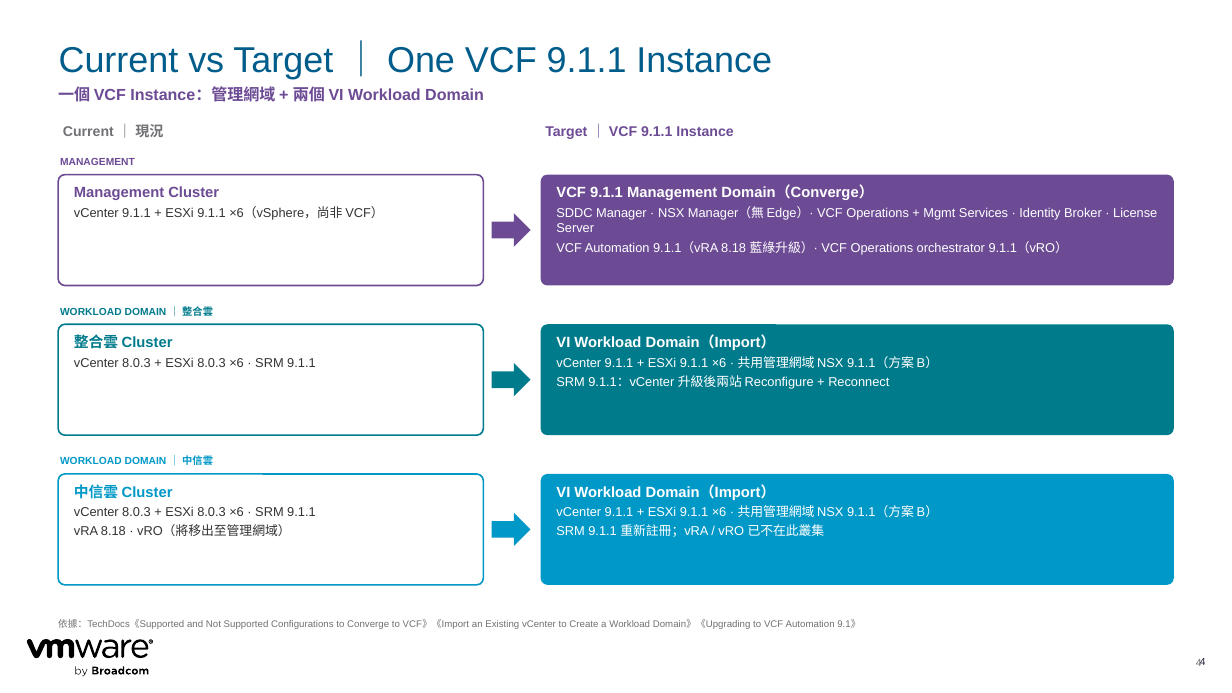
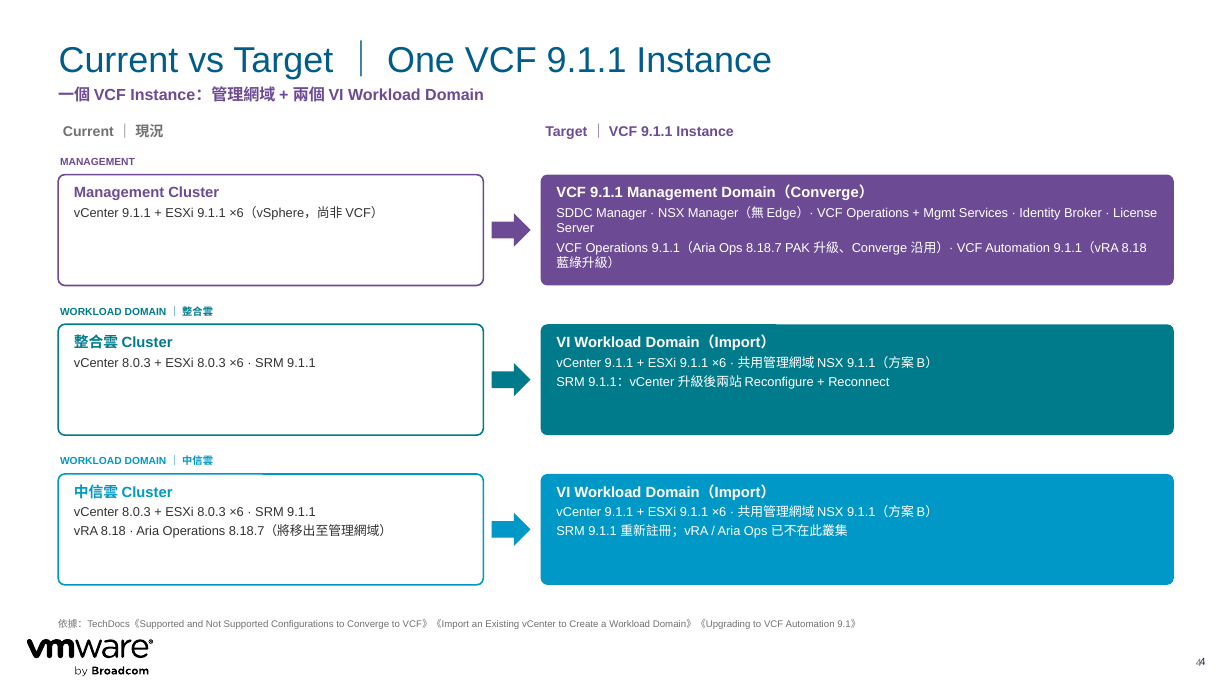
Before and after one commit to kostenyang/cc-vcf911-plan, a slide deck: slide 4 of out/CTBC_VCF911_Converge_Import_Plan.pptx. Drawn at 1232x693 pixels with LibreOffice and Linux fonts; fonts in the diff are those of the drawing. Boxes give left, top, right and bottom in pixels: in the first picture for what was removed or moved away, otherwise in the second. Text is boxed around its words. In the diff, an @@ line names an element or a change of style, - is before the commit and + after.

```diff
--- a/out/CTBC_VCF911_Converge_Import_Plan.pptx
+++ b/out/CTBC_VCF911_Converge_Import_Plan.pptx
@@ text at (556, 241, 1147, 268): text changed @@
-VCF Automation 9.1.1（vRA 8.18 藍綠升級）· VCF Operations orchestrator 9.1.1（vRO）
+VCF Operations 9.1.1（Aria Ops 8.18.7 PAK 升級、Converge 沿用）· VCF Automation 9.1.1（vRA 8.18 藍綠升級）
@@ text at (74, 525, 392, 538): text changed @@
-vRA 8.18 · vRO（將移出至管理網域）
+vRA 8.18 · Aria Operations 8.18.7（將移出至管理網域）
@@ text at (556, 524, 848, 538): text changed @@
-SRM 9.1.1 重新註冊；vRA / vRO 已不在此叢集
+SRM 9.1.1 重新註冊；vRA / Aria Ops 已不在此叢集
```
Also in this commit, not shown: 21 other slides changed, 5 other files.
